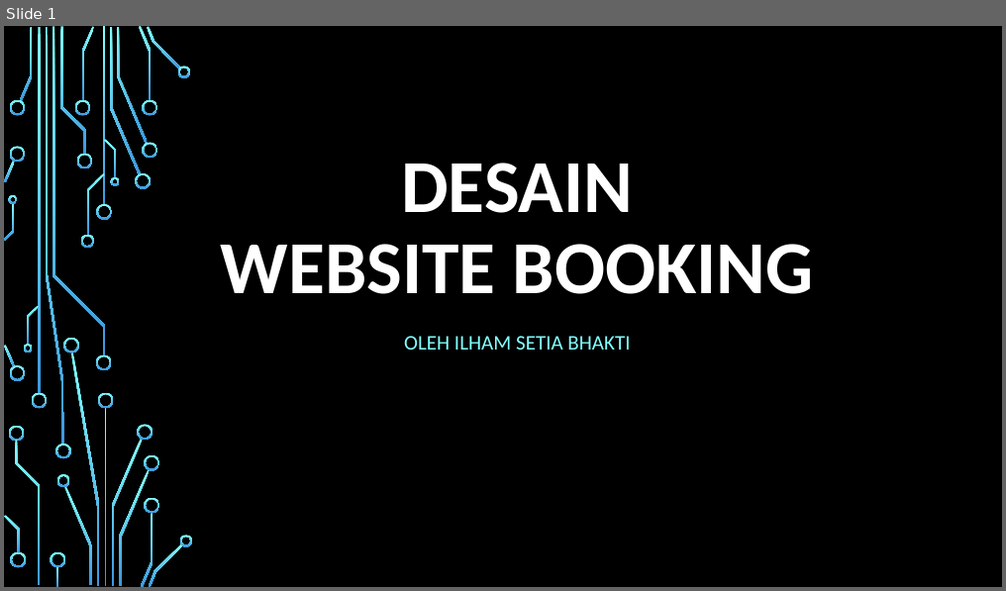
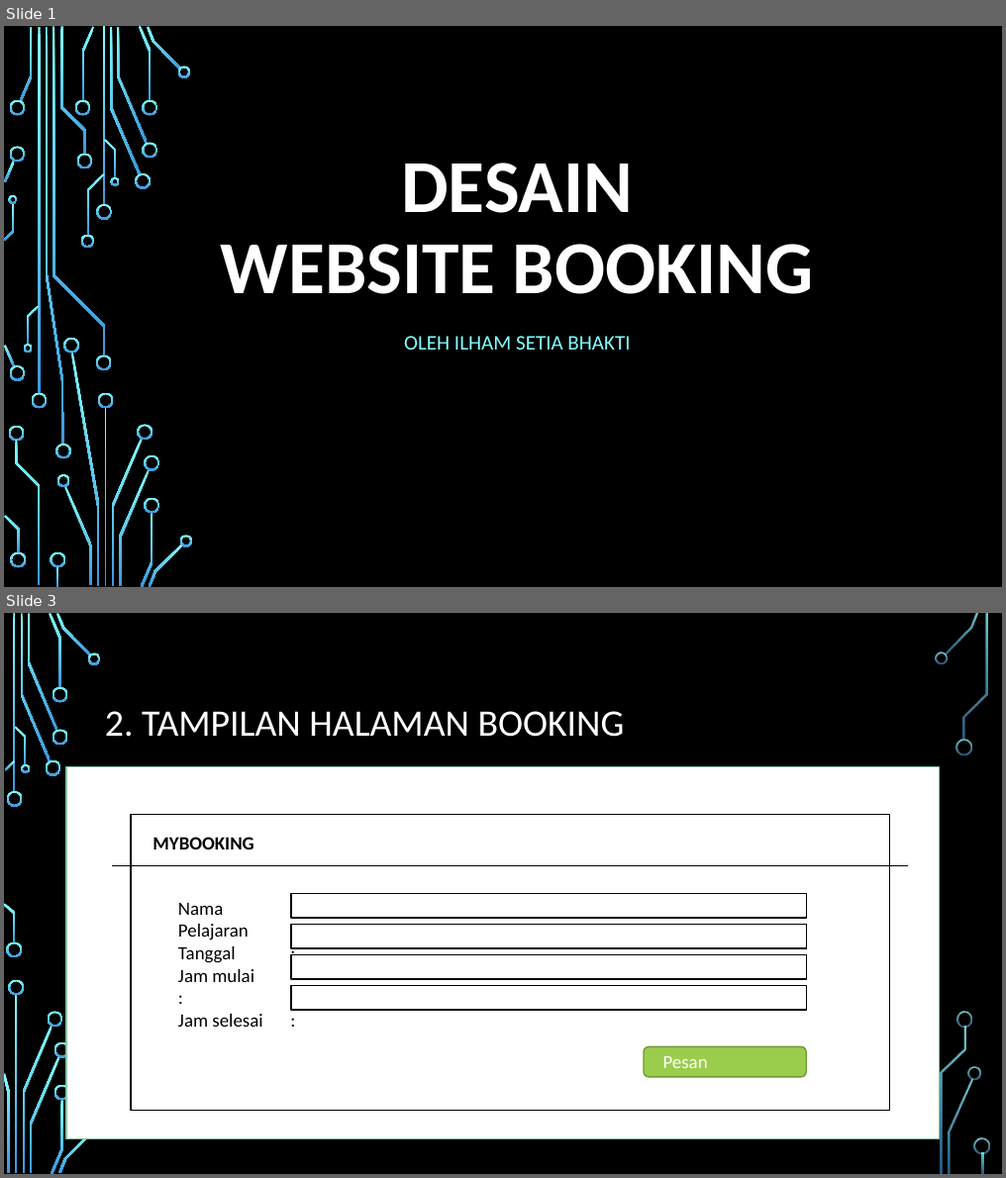
Before and after one commit to ilham513/mybooking, a slide deck: desain aplikasi my booking.pptx. Shown one above the other, each under a label of ours: slide 1 before the commit, slides 1 and 3 after it; the slides between them are not shown. The pictures are 1006x591 and 1006x1178 pixels, drawn with LibreOffice and Linux fonts; fonts in the diff are those of the drawing; background and template pictures are left out. Boxes give left, top, right and bottom in pixels: in the first picture for what was removed or moved away, otherwise in the second. Text is boxed around its words. In the diff, an @@ line names an element or a change of style, - is before the commit and + after.

```diff
--- a/desain aplikasi my booking.pptx
+++ b/desain aplikasi my booking.pptx
@@ slide 3 added at box(4, 613, 1002, 1174), background picture (left out) @@
@@ title added at box(105, 711, 625, 737), 36 pt, text #FFFFFF @@
+2. TAMPILAN HALAMAN BOOKING
@@ rectangle added at box(66, 767, 939, 1140), fill #FFFFFF, outline #8AC4A7 1.25 pt @@
@@ rectangle added at box(131, 814, 890, 1110), fill #FFFFFF, outline #000000 1.25 pt @@
@@ text added at box(152, 837, 253, 850), 18 pt, text #000000, bold @@
+MYBOOKING
@@ line added from (113, 866) to (908, 866), #000000 0.75 pt @@
@@ text added at box(178, 903, 262, 1027), 18 pt, text #000000 @@
+Nama :
+Pelajaran :
+Tanggal :
+Jam mulai :
+Jam selesai :
@@ rectangle added at box(291, 894, 807, 919), fill #FFFFFF, outline #000000 1.25 pt @@
@@ rectangle added at box(291, 925, 807, 950), fill #FFFFFF, outline #000000 1.25 pt @@
@@ rectangle added at box(291, 956, 807, 980), fill #FFFFFF, outline #000000 1.25 pt @@
@@ rectangle added at box(291, 986, 807, 1011), fill #FFFFFF, outline #000000 1.25 pt @@
@@ rounded rectangle added at box(645, 1048, 807, 1077), fill #9ACD4C, outline #729838 1.25 pt @@
@@ text added at box(663, 1057, 732, 1078), 18 pt, text #FFFFFF @@
+Pesan Sekarang
@@ group added at box(4, 613, 990, 1174): 32 freeform shapes, 3 rectangles @@
```
Also in this commit, not shown: 1 slide changed.
